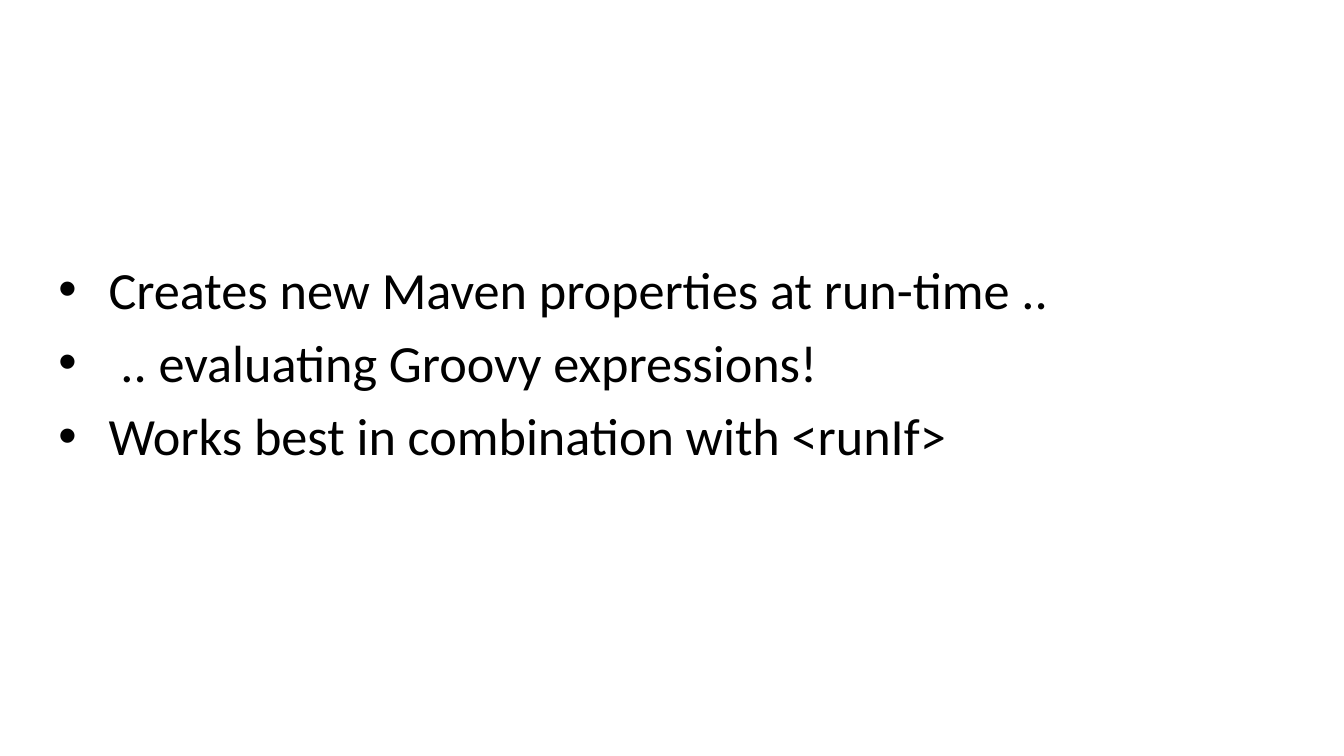
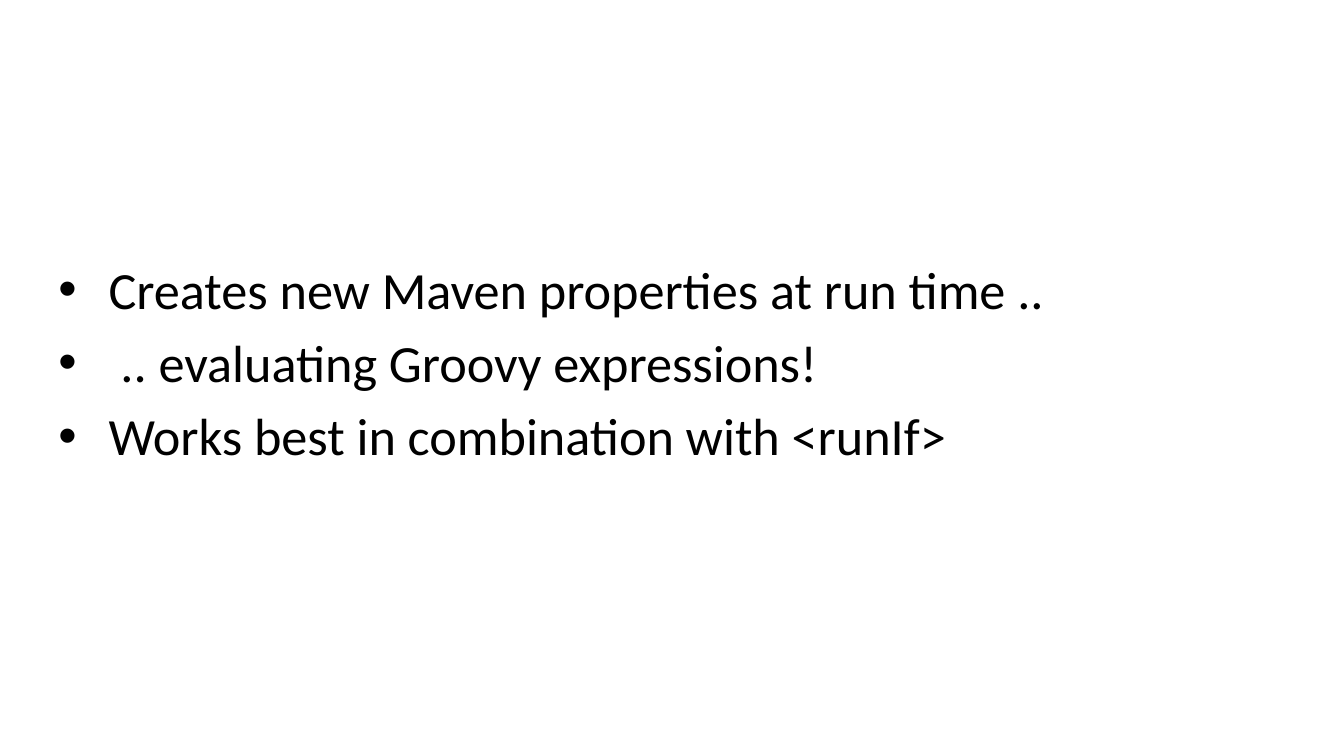
Before and after one commit to evgeny-goldin/maven-plugins, a slide deck: slide 50 of maven-plugins.pptx. Drawn at 1344x756 pixels with LibreOffice and Linux fonts; fonts in the diff are those of the drawing; background and template pictures are left out. Boxes give left, top, right and bottom in pixels: in the first picture for what was removed or moved away, otherwise in the second. Text is boxed around its words. In the diff, an @@ line names an element or a change of style, - is before the commit and + after.

```diff
--- a/maven-plugins.pptx
+++ b/maven-plugins.pptx
@@ text at [109,273,1006,318]: text changed @@
-• Creates new Maven properties at run-time ..
+• Creates new Maven properties at run time ..
```
Also in this commit, not shown: 5 other slides changed, 13 slides added.
